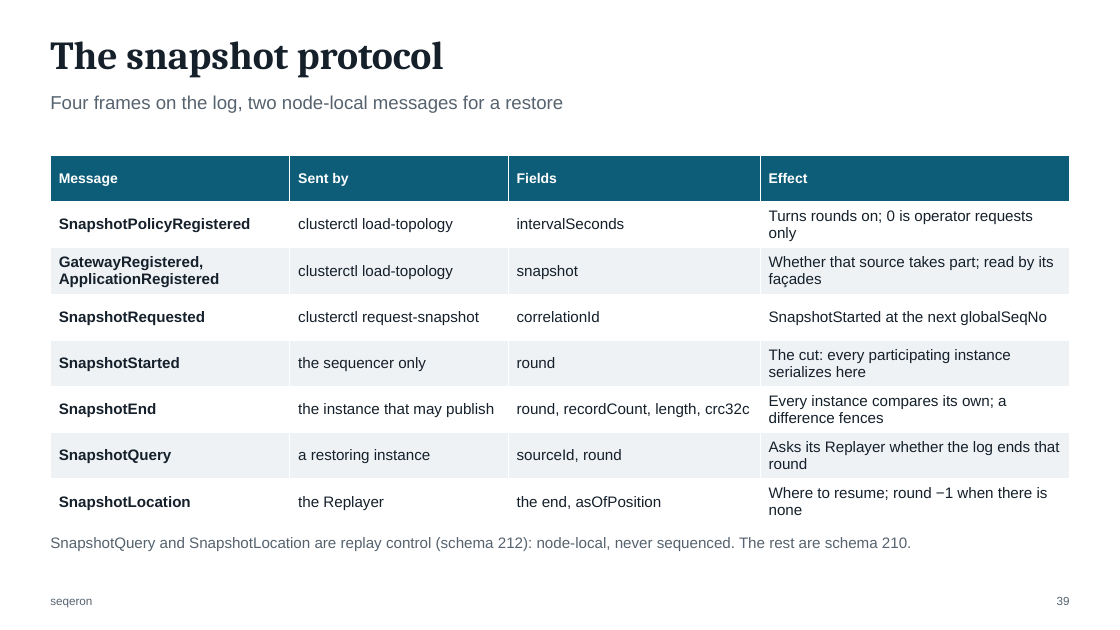
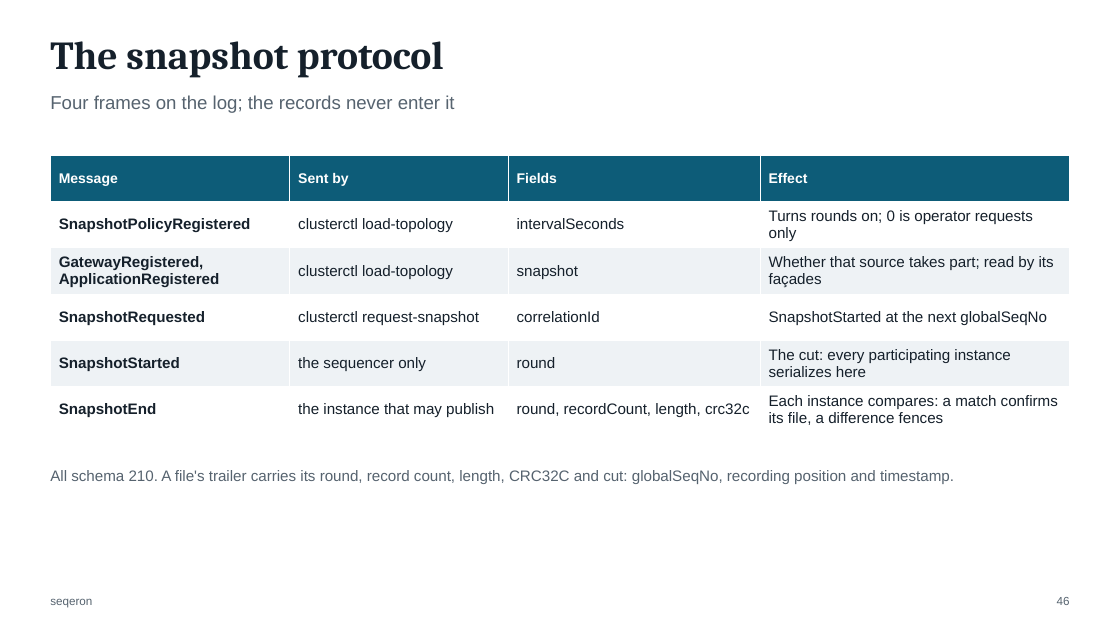
Before and after one commit to FredrikJDahlberg/seqeron, a slide deck: slide 46 of doc/presentation/seqeron-architecture.pptx (slide 39 before the commit). Drawn at 1120x630 pixels with LibreOffice and Linux fonts; fonts in the diff are those of the drawing. Boxes give left, top, right and bottom in pixels: in the first picture for what was removed or moved away, otherwise in the second. Text is boxed around its words. In the diff, an @@ line names an element or a change of style, - is before the commit and + after.

```diff
--- a/doc/presentation/seqeron-architecture.pptx
+++ b/doc/presentation/seqeron-architecture.pptx
@@ text at <box>50,95,454,113</box>: text changed @@
-Four frames on the log, two node-local messages for a restore
+Four frames on the log; the records never enter it
@@ table at <box>50,155,1070,433</box> @@
-row 6: SnapshotEnd | the instance that may publish | round, recordCount, length, crc32c | Every instance compares its own; a difference fences
-row 7: SnapshotQuery | a restoring instance | sourceId, round | Asks its Replayer whether the log ends that round
-row 8: SnapshotLocation | the Replayer | the end, asOfPosition | Where to resume; round −1 when there is none
+row 6: SnapshotEnd | the instance that may publish | round, recordCount, length, crc32c | Each instance compares: a match confirms its file, a difference fences
@@ text added at <box>50,470,954,484</box>, 13 pt, text #56636F @@
+All schema 210. A file's trailer carries its round, record count, length, CRC32C and cut: globalSeqNo, recording position and timestamp.
@@ text removed at <box>50,537,911,551</box> @@
-SnapshotQuery and SnapshotLocation are replay control (schema 212): node-local, never sequenced. The rest are schema 210.
@@ page number at <box>1057,597,1070,605</box>: text changed @@
-39
+46
```
Also in this commit, not shown: 25 other slides changed, 4 slides added, 1 other file.
